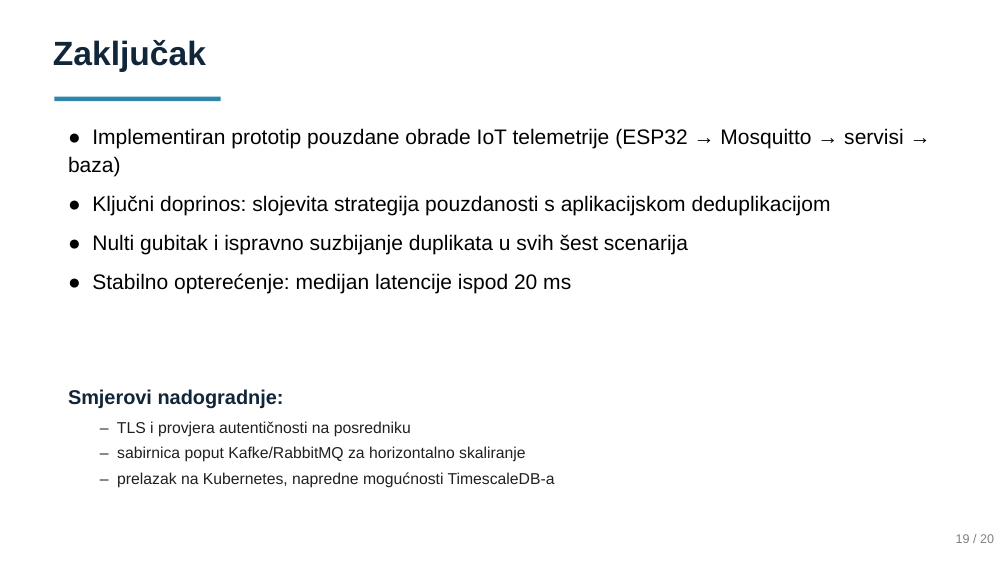
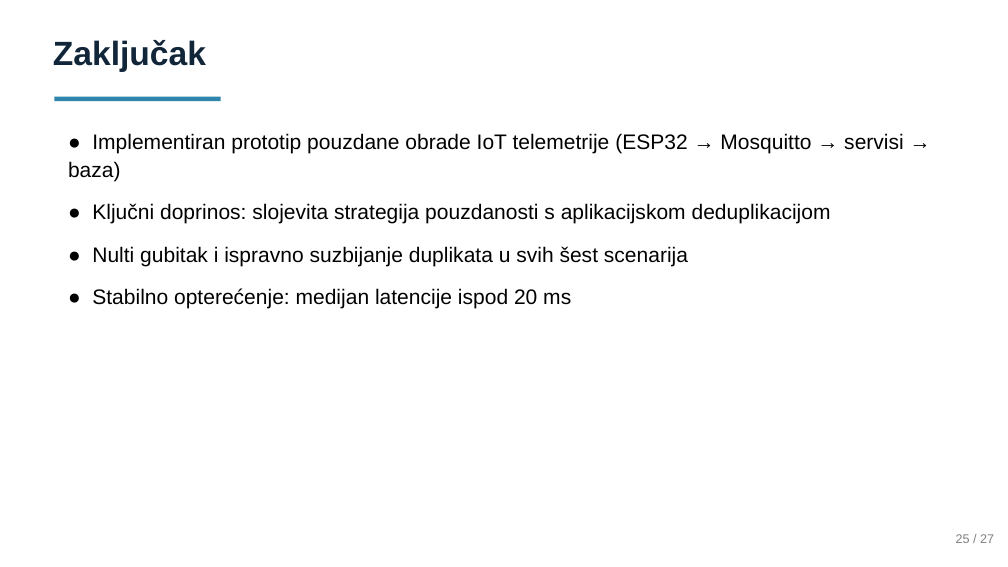
Before and after one commit to LukaIvekovic/iot-telemtry-processing, a slide deck: slide 25 of Prezentacija.pptx (slide 19 before the commit). Drawn at 1008x567 pixels with LibreOffice and Linux fonts; fonts in the diff are those of the drawing. Boxes give left, top, right and bottom in pixels: in the first picture for what was removed or moved away, otherwise in the second. Text is boxed around its words. In the diff, an @@ line names an element or a change of style, - is before the commit and + after.

```diff
--- a/Prezentacija.pptx
+++ b/Prezentacija.pptx
@@ text "● Implementiran prototip pouzdane obrade ..." at [68, 133, 904, 308]: more space between paragraphs @@
@@ text removed at [68, 389, 284, 409] @@
-Smjerovi nadogradnje:
@@ text removed at [117, 421, 555, 488] @@
-– TLS i provjera autentičnosti na posredniku
-– sabirnica poput Kafke/RabbitMQ za horizontalno skaliranje
-– prelazak na Kubernetes, napredne mogućnosti TimescaleDB-a
@@ text at [956, 534, 994, 543]: text changed @@
-19 / 20
+25 / 27
```
Also in this commit, not shown: 15 other slides changed, 8 slides added, 3 slides removed.
